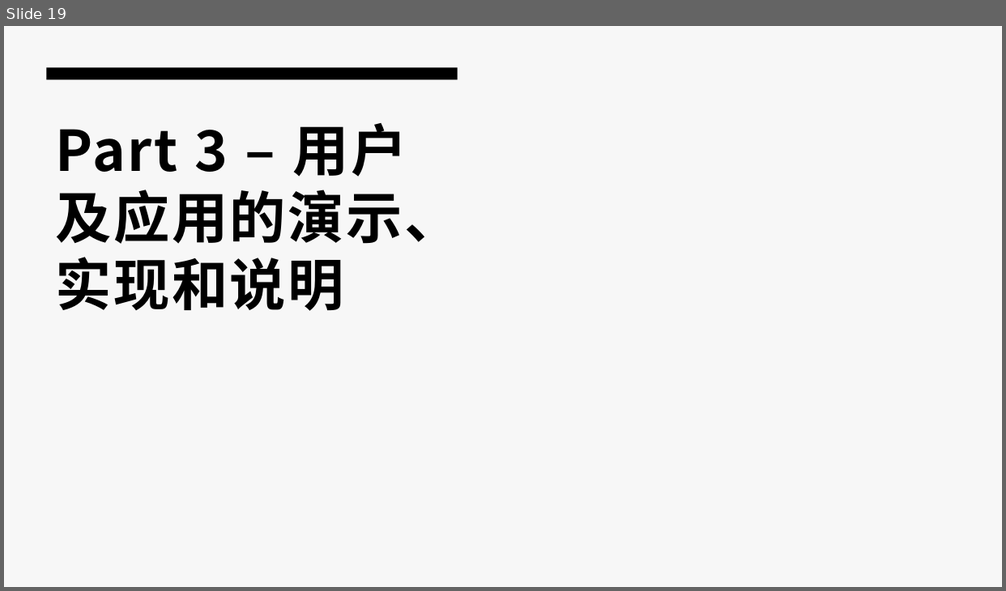
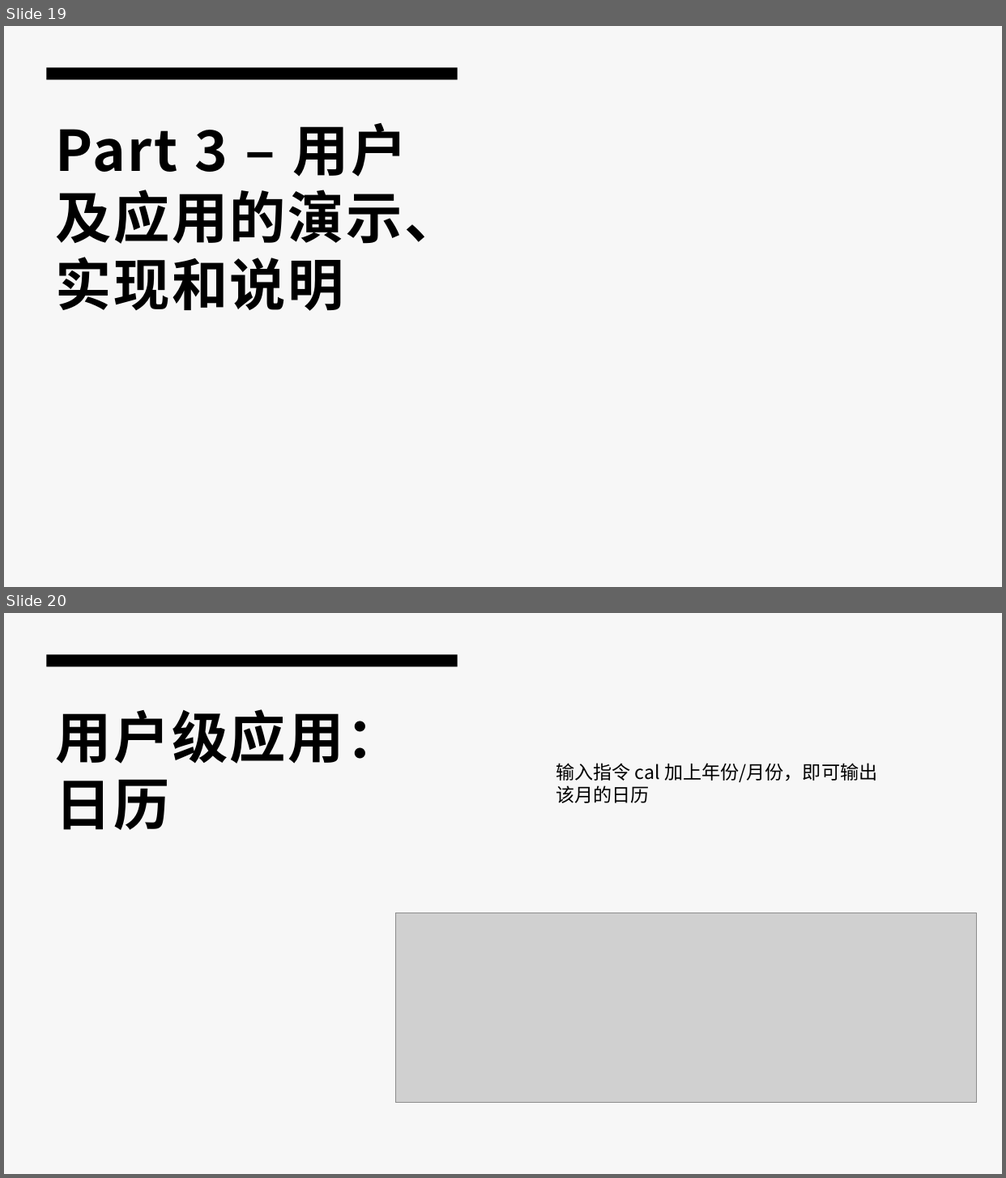
Before and after one commit to Crestina2001/OS_design, a slide deck: 19组/unknownOS - 2021年操作系统课程设计演示.pptx. Shown one above the other, each under a label of ours: slide 19 before the commit, slides 19 and 20 after it. The pictures are 1006x591 and 1006x1178 pixels, drawn with LibreOffice and Linux fonts; fonts in the diff are those of the drawing; grey boxes stand for pictures. Boxes give left, top, right and bottom in pixels: in the first picture for what was removed or moved away, otherwise in the second. Text is boxed around its words. In the diff, an @@ line names an element or a change of style, - is before the commit and + after.

```diff
--- a/19组/unknownOS - 2021年操作系统课程设计演示.pptx
+++ b/19组/unknownOS - 2021年操作系统课程设计演示.pptx
@@ slide 20 added at [4,613,1002,1174], background #F7F7F7; not listed: 1 template element that a slide beside it also shows @@
@@ title added at [55,709,402,830], 54 pt, text #000000, bold @@
+用户级应用：
+日历
@@ text added at [556,763,877,803], 18 pt, text #000000 @@
+输入指令 cal 加上年份/月份，即可输出该月的日历
@@ picture added at [395,914,977,1102] @@
```
Also in this commit, not shown: 2 other slides added.
